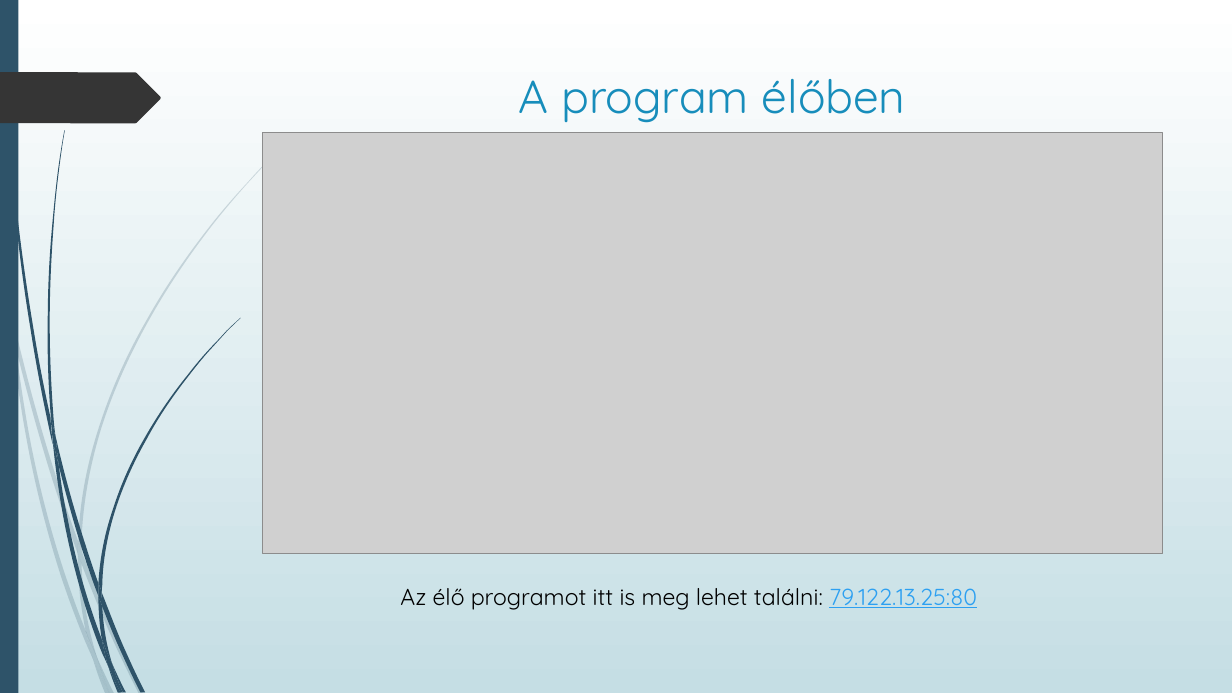
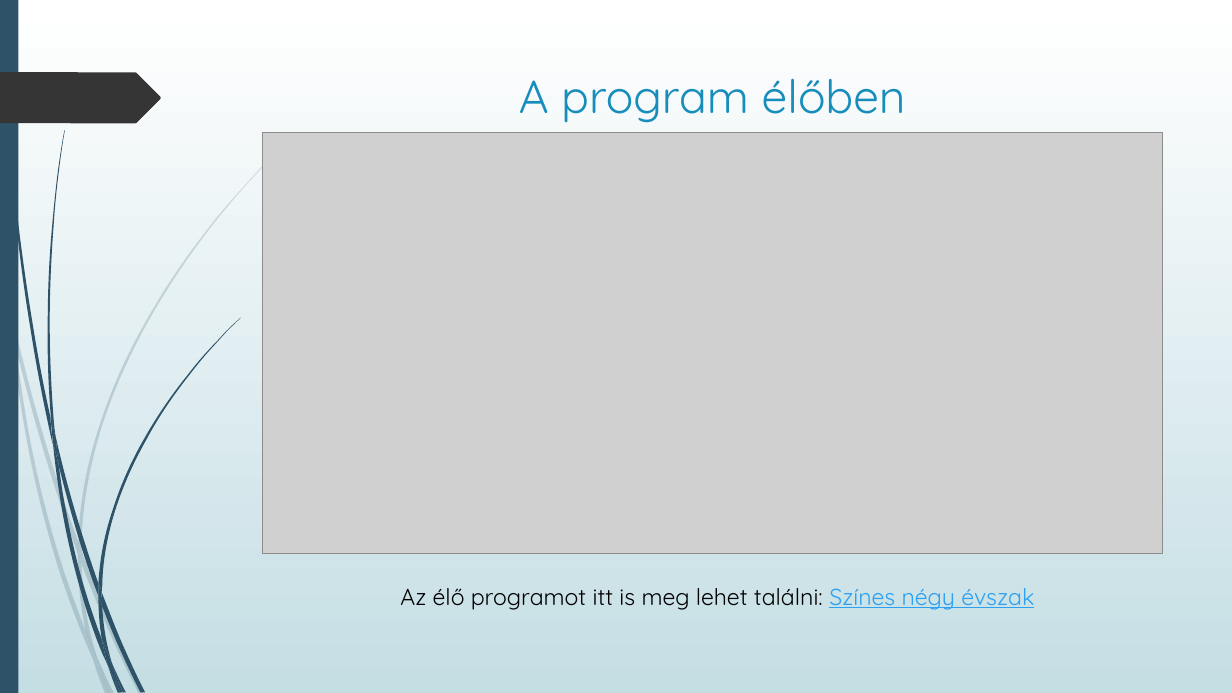
Before and after one commit to Prokiga/Vizsga_remek, a slide deck: slide 11 of Documents/Prezentáció.pptx. Drawn at 1232x693 pixels with LibreOffice and Linux fonts; fonts in the diff are those of the drawing; grey boxes stand for pictures. Boxes give left, top, right and bottom in pixels: in the first picture for what was removed or moved away, otherwise in the second. Text is boxed around its words. In the diff, an @@ line names an element or a change of style, - is before the commit and + after.

Commit message:
Change IP address

```diff
--- a/Documents/Prezentáció.pptx
+++ b/Documents/Prezentáció.pptx
@@ text at bbox=[400, 588, 1034, 610]: text changed @@
-Az élő programot itt is meg lehet találni: 79.122.13.25:80
+Az élő programot itt is meg lehet találni: Színes négy évszak
```
